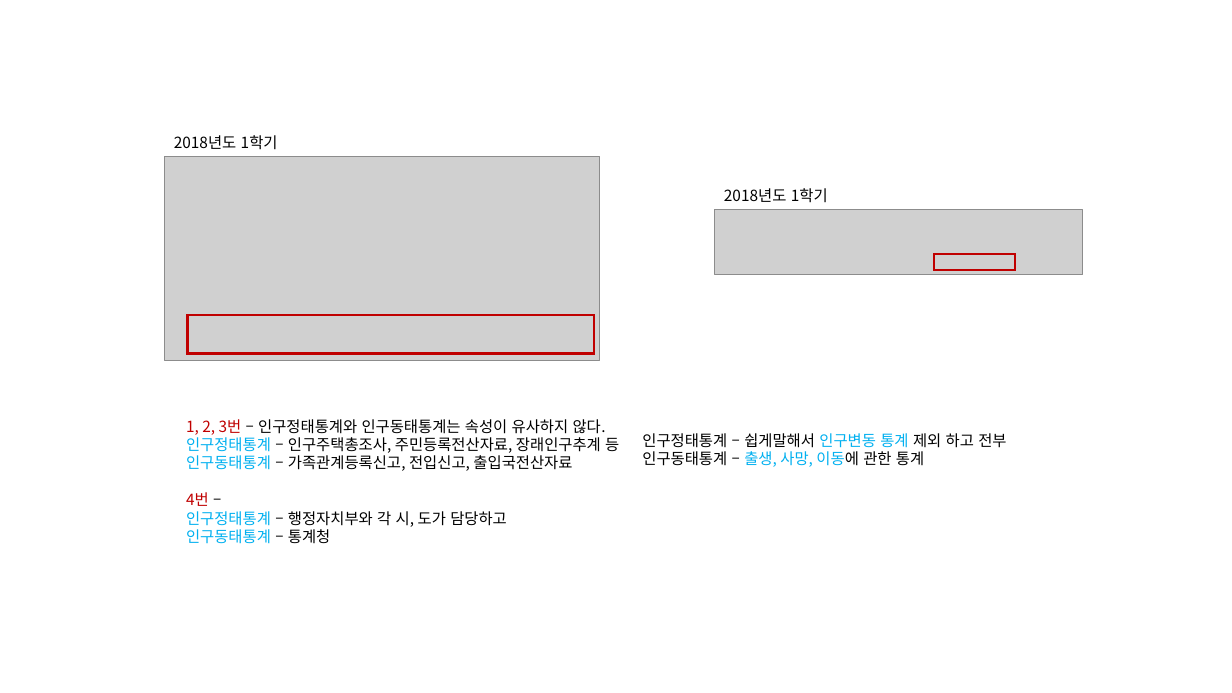
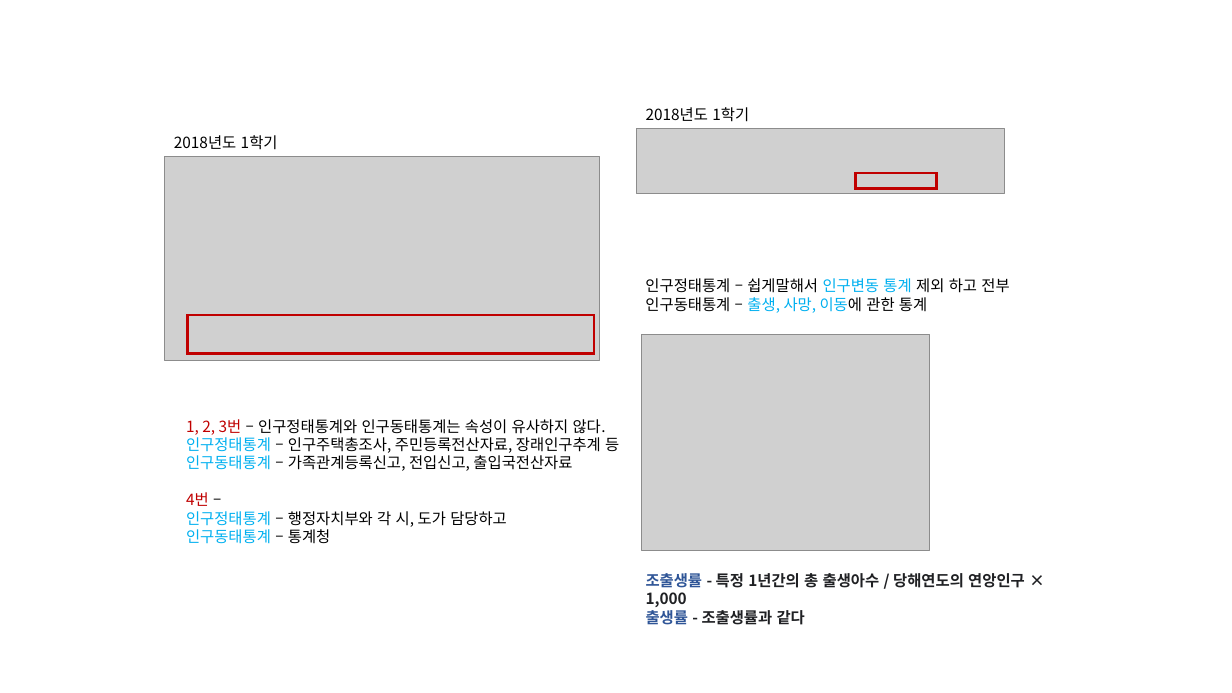
Before and after one commit to KNOU-STUDY/KNOU-UNDERSTANDING-NATIONAL-STATISTICS, a slide deck: slide 7 of previous_question/2장-인구통계.pptx. Drawn at 1232x693 pixels with LibreOffice and Linux fonts; fonts in the diff are those of the drawing; grey boxes stand for pictures. Boxes give left, top, right and bottom in pixels: in the first picture for what was removed or moved away, otherwise in the second. Text is boxed around its words. In the diff, an @@ line names an element or a change of style, - is before the commit and + after.

Commit message:
feat:change ppt2

```diff
--- a/previous_question/2장-인구통계.pptx
+++ b/previous_question/2장-인구통계.pptx
@@ 1 picture, 1 text, 1 rectangle: place and size @@
-1 picture, 1 text, 1 rectangle at box(715, 188, 1083, 274)
+1 picture, 1 text, 1 rectangle at box(637, 107, 1005, 193)
@@ text "인구정태통계 – 쉽게말해서 인구변동 통계 ...": place and size @@
-text "인구정태통계 – 쉽게말해서 인구변동 통계 ..." at box(642, 433, 1006, 467)
+text "인구정태통계 – 쉽게말해서 인구변동 통계 ..." at box(645, 278, 1009, 313)
@@ picture added at box(642, 335, 931, 551) @@
@@ text added at box(646, 573, 1025, 627), 12 pt, text #202124, bold @@
+조출생률 - 특정 1년간의 총 출생아수 / 당해연도의 연앙인구 × 1,000
+출생률 - 조출생률과 같다
```
Also in this commit, not shown: 3 other slides changed, 1 other file.
